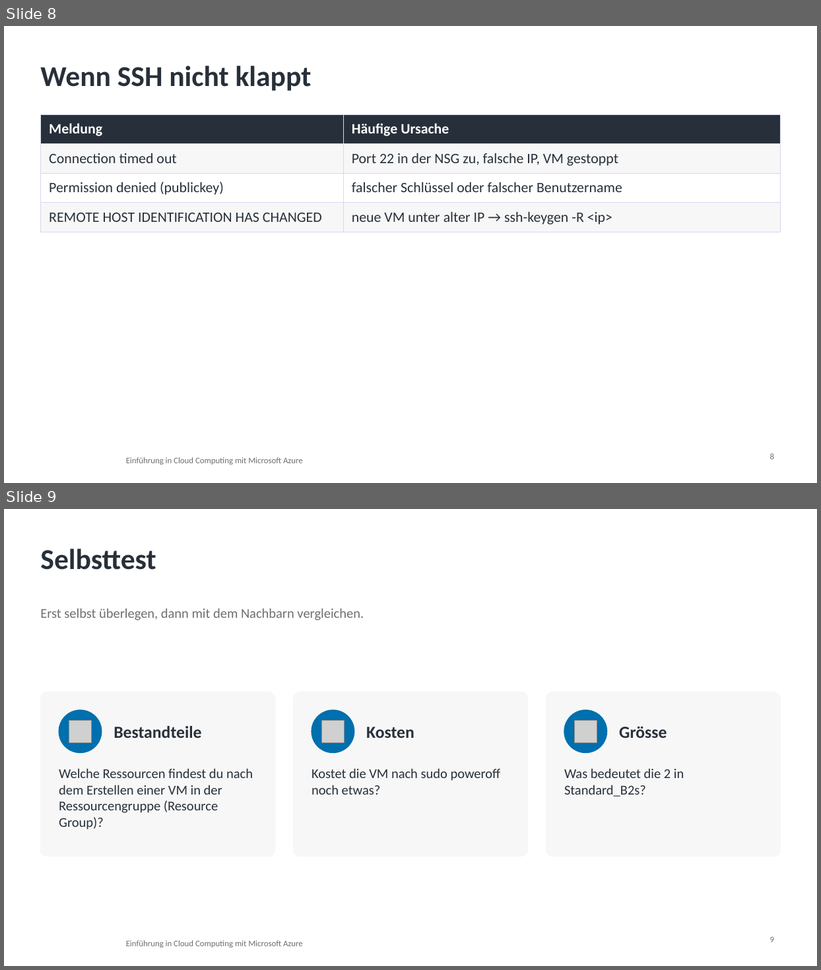
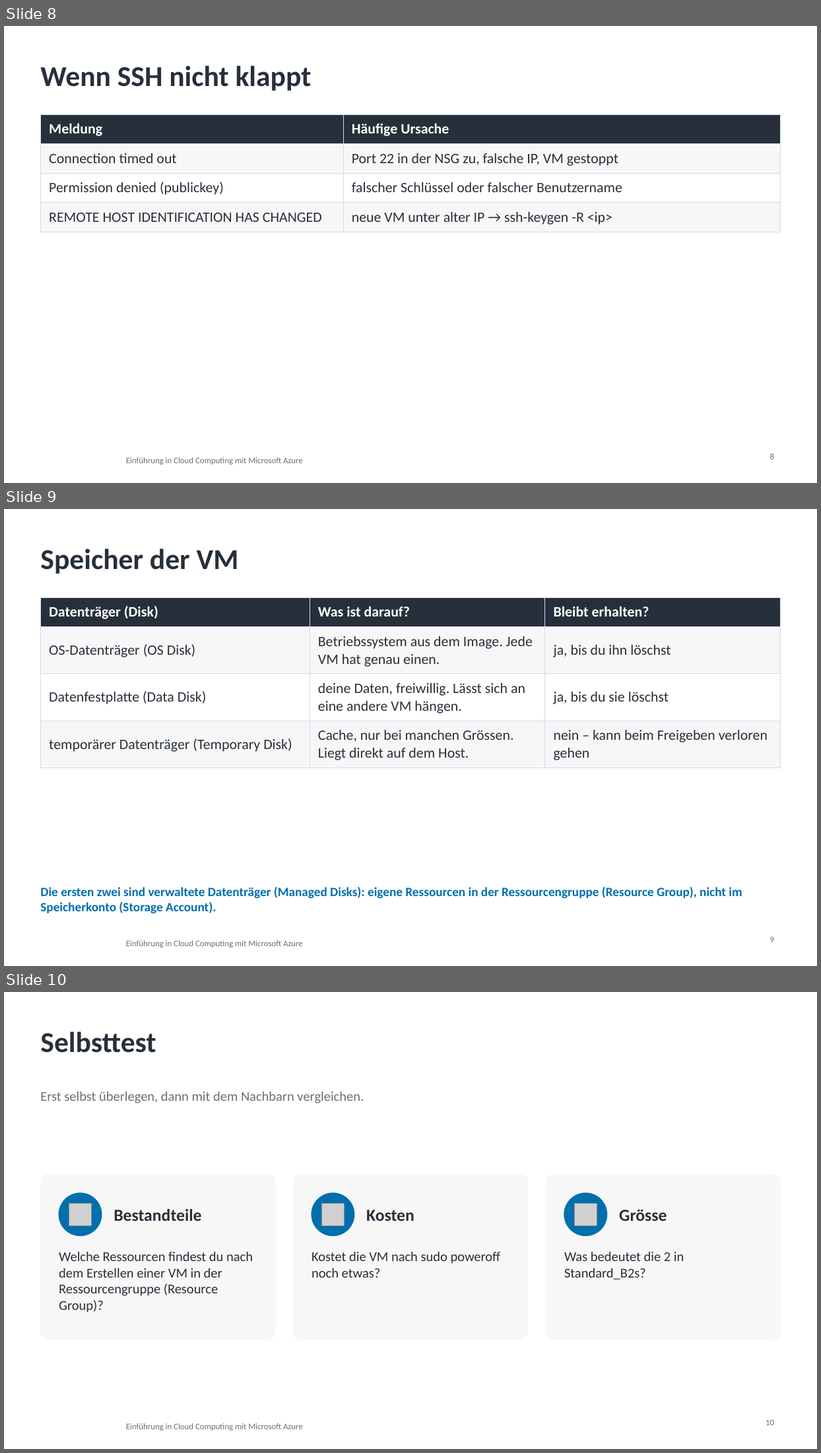
Before and after one commit to pat-teacher/azure-basics-training, a slide deck: praesentationen/input-04-azure-compute.pptx. Shown one above the other, each under a label of ours: slides 8 and 9 before the commit, slides 8, 9 and 10 after it. The pictures are 821x970 and 821x1453 pixels, drawn with LibreOffice and Linux fonts; fonts in the diff are those of the drawing; grey boxes stand for pictures; background and template pictures are left out. Boxes give left, top, right and bottom in pixels: in the first picture for what was removed or moved away, otherwise in the second. Text is boxed around its words. In the diff, an @@ line names an element or a change of style, - is before the commit and + after.

Commit message:
Update course materials: enhance Azure Compute and Storage content with detailed explanations and examples

```diff
--- a/praesentationen/input-04-azure-compute.pptx
+++ b/praesentationen/input-04-azure-compute.pptx
@@ slide 9 added at <box>4,509,817,966</box>, background #FFFFFF; not listed: 1 template element that a slide beside it also shows @@
@@ title added at <box>40,549,239,574</box>, 34 pt, text #27303A, bold @@
+Speicher der VM
@@ table added at <box>40,597,781,763</box>, 4 rows, 3 columns @@
+Datenträger (Disk) | Was ist darauf? | Bleibt erhalten?
+OS-Datenträger (OS Disk) | Betriebssystem aus dem Image. Jede VM hat genau einen. | ja, bis du ihn löschst
+Datenfestplatte (Data Disk) | deine Daten, freiwillig. Lässt sich an eine andere VM hängen. | ja, bis du sie löschst
+temporärer Datenträger (Temporary Disk) | Cache, nur bei manchen Grössen. Liegt direkt auf dem Host. | nein – kann beim Freigeben verloren gehen
@@ text added at <box>40,887,742,914</box>, 15 pt, text #006FAD, bold @@
+Die ersten zwei sind verwaltete Datenträger (Managed Disks): eigene Ressourcen in der Ressourcengruppe (Resource Group), nicht im Speicherkonto (Storage Account).
@@ page number added at <box>770,937,774,943</box>, 10 pt, text #6F6F6F @@
+9
@@ what was slide 9 is now slide 10 @@
@@ page number at <box>766,1420,774,1426</box>: text changed @@
-9
+10
```
Also in this commit, not shown: 6 other files.
